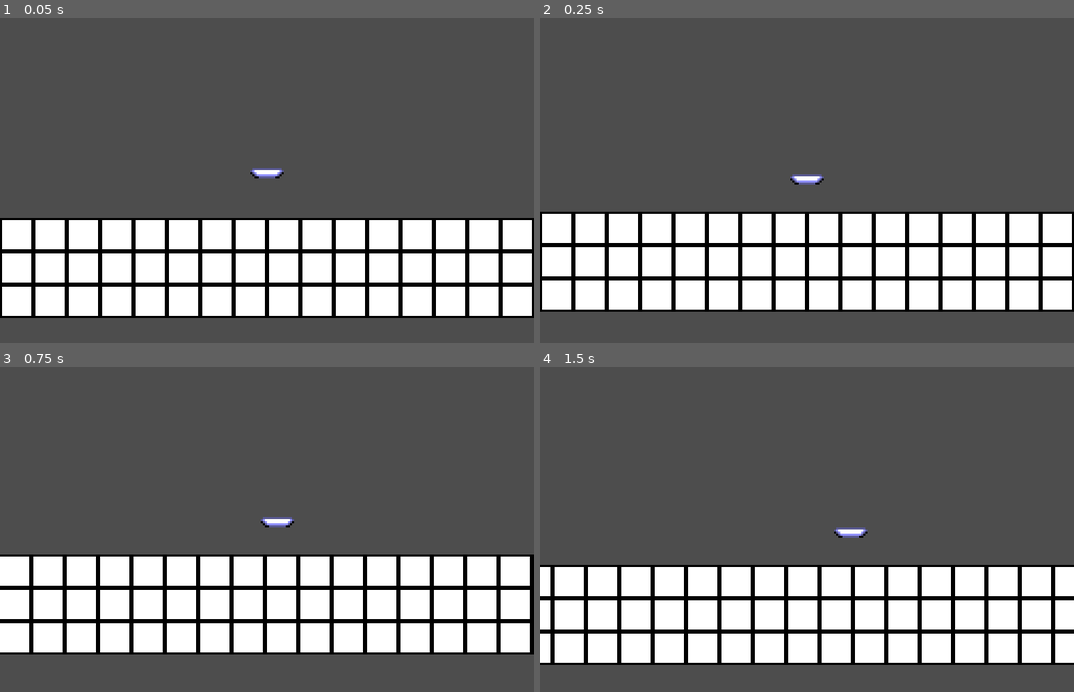
Above: before the commit, frames 1-4 (two rows, left to right).
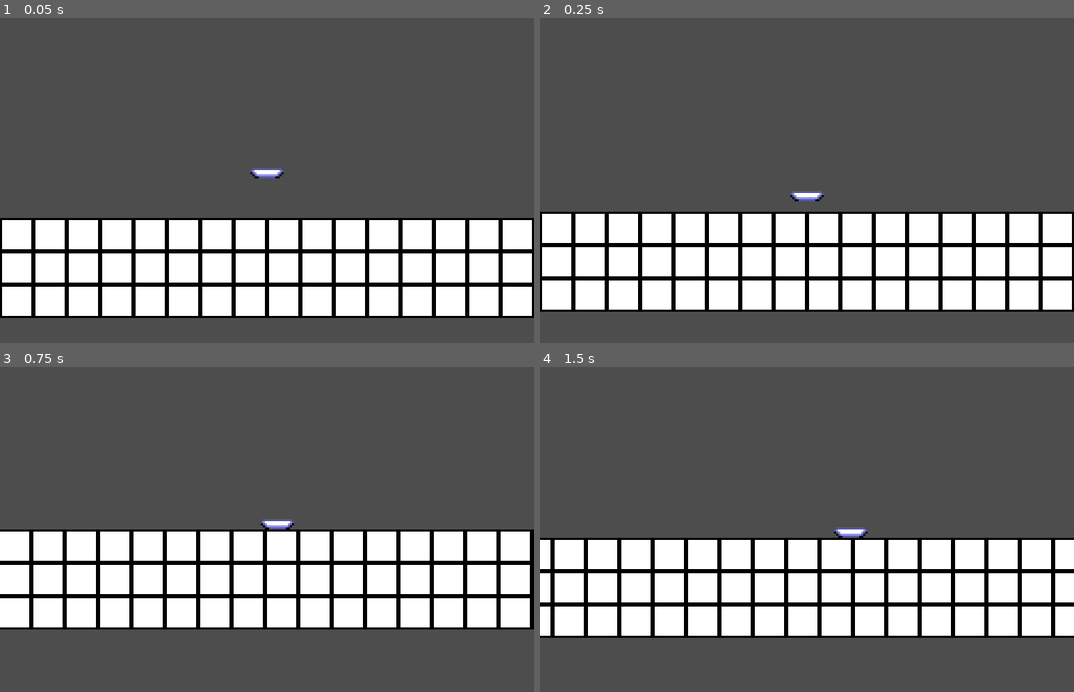
Above: after the commit, the same moments.

Repository: Ledouzy/platformer-monthly-game-jam
Game: Godot game, scene res://scenes/levels/level0.tscn
Same seed, same stepped clock (60 frames per second), same inputs: the game is played once before the commit and once after it. The project has no main scene, so this scene is started directly.
Inputs:
- Up to frame 1 (0.05 s): no input
- Up to frame 2 (0.25 s): no input
- Up to frame 3 (0.75 s): hold D (right) from 0.53 s (still down)
- Up to frame 4 (1.5 s): keep holding D (right); tap Space (jump) at 0.77 s

Frame 1 is identical in both runs. In frame 2, 0.4% of the frame differs, in the area x 46-54%, y 48-57%; in frame 3, 21%; in frame 4, 22%, in the area x 0-100%, y 52-92%.

Commit message:
made player hitbox smaller

Diff:
--- a/scenes/characters/player.tscn
+++ b/scenes/characters/player.tscn
@@ -4,6 +4,7 @@
 [ext_resource type="Texture2D" uid="uid://cnammornysurs" path="res://assets/sprites/characters/Platforms.png" id="2_yewv4"]
 
 [sub_resource type="RectangleShape2D" id="RectangleShape2D_ihebq"]
+size = Vector2(16, 5)
 
 [sub_resource type="AtlasTexture" id="AtlasTexture_76oj4"]
 atlas = ExtResource("2_yewv4")
@@ -24,6 +25,7 @@
 script = ExtResource("1_rp718")
 
 [node name="CollisionShape2D" type="CollisionShape2D" parent="." unique_id=555144810]
+position = Vector2(0, -5.5)
 shape = SubResource("RectangleShape2D_ihebq")
 
 [node name="AnimatedSprite2D" type="AnimatedSprite2D" parent="." unique_id=1683560496]
